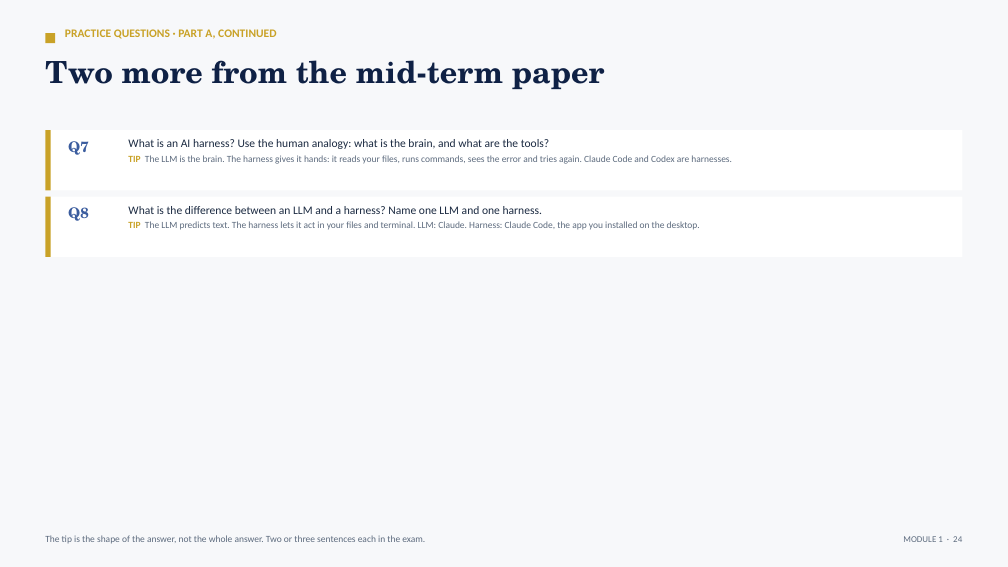
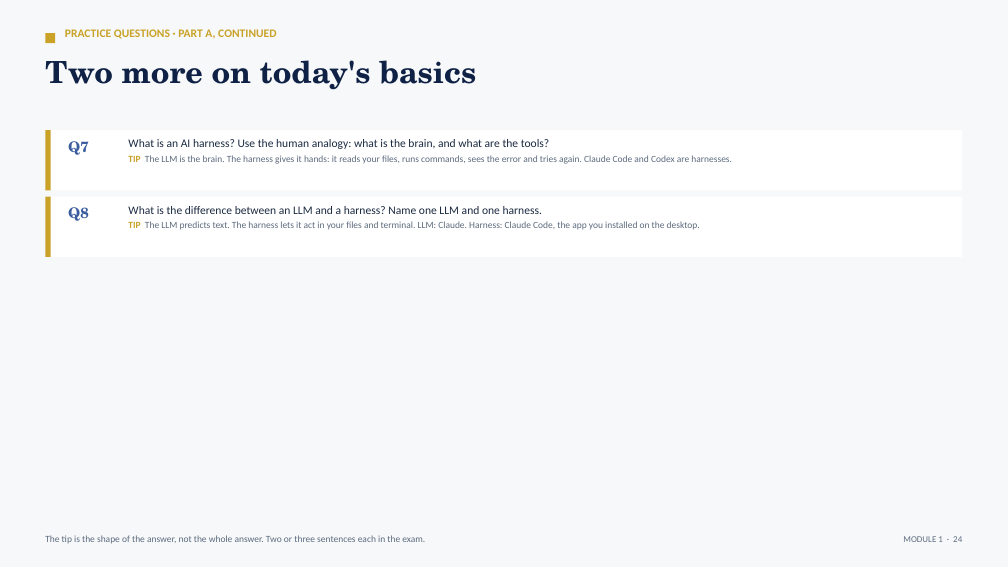
Before and after one commit to tejasgjadhav/AIFINANCE, a slide deck: slide 24 of slides/Module-01-Foundations-of-Agentic-AI.pptx. Drawn at 1008x567 pixels with LibreOffice and Linux fonts; fonts in the diff are those of the drawing. Boxes give left, top, right and bottom in pixels: in the first picture for what was removed or moved away, otherwise in the second. Text is boxed around its words. In the diff, an @@ line names an element or a change of style, - is before the commit and + after.

```diff
--- a/slides/Module-01-Foundations-of-Agentic-AI.pptx
+++ b/slides/Module-01-Foundations-of-Agentic-AI.pptx
@@ text at (45, 60, 476, 90): text changed @@
-Two more from the mid-term paper
+Two more on today's basics
```
Also in this commit, not shown: 2 other files.
